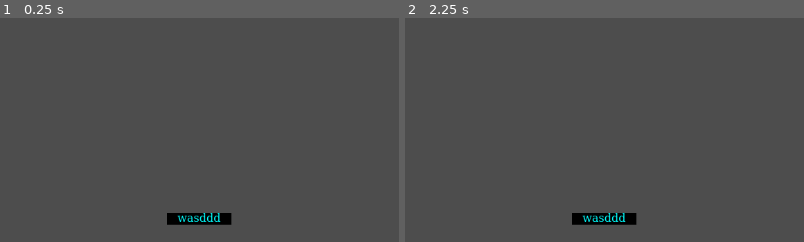
Above: before the commit, frames 1-2 (left to right).
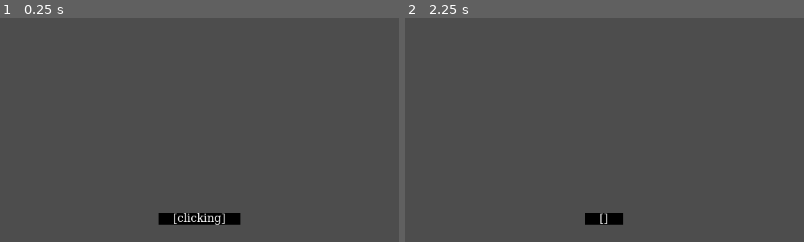
Above: after the commit, the same moments.

Repository: betalars/godot-closed-captions
Game: Godot game, scene res://testing.tscn
The game is run twice, just before and just after one commit, with the same random seed, the same clock (stepped at 60 frames per second) and the same inputs. The project has no main scene, so this scene is started directly. Sound files missing from this copy of the repository are replaced by a short silence.
Inputs:
- Up to frame 1 (0.25 s): no input
- Up to frame 2 (2.25 s): tap Enter at 0.5, 2 s; tap Space at 1.25 s
The pictures show only the part of the screen within x 25-75%, y 50-100%; the shares and areas given below are measured in that part.

The runs differ from the first frame. In frame 1, 0.6% of the frame differs, in the area x 39-61%, y 87-93%; in frame 2, 0.6%.
Error before the commit: Out of bounds get index '0' (on base: 'Array[CaptionDisplay]') (res://addons/closed_captions/caption_server.gd:14)
Error after the commit: Trying to assign value of type 'Nil' to a variable of type 'StringName'. (res://addons/closed_captions/theme.gd:16)

Commit message:
scene bump

Diff:
--- a/testing.tscn
+++ b/testing.tscn
@@ -4,9 +4,9 @@
 [ext_resource type="AudioStream" uid="uid://ch6dxwlabitpf" path="res://demo/Phasmophobia_No_Evidence.wav" id="1_f0dlp"]
 [ext_resource type="Script" path="res://addons/closed_captions/caption.gd" id="2_o8vlo"]
 [ext_resource type="Script" path="res://addons/closed_captions/multi_caption_audio_stream.gd" id="3_ojrc2"]
-[ext_resource type="Script" path="res://addons/closed_captions/fullscreen_caption_display.gd" id="5_y6mi8"]
-[ext_resource type="Script" path="res://addons/closed_captions/caption_label.gd" id="6_hjjn5"]
-[ext_resource type="Theme" uid="uid://dg5xg7e6qqlgq" path="res://addons/closed_captions/captions.theme" id="6_xqbub"]
+[ext_resource type="Script" path="res://addons/closed_captions/caption_display.gd" id="5_moo6n"]
+[ext_resource type="Theme" uid="uid://dg5xg7e6qqlgq" path="res://addons/closed_captions/captions.theme" id="6_eoqud"]
+[ext_resource type="Script" path="res://addons/closed_captions/caption_label.gd" id="6_ka0nt"]
 
 [sub_resource type="GDScript" id="GDScript_kvl3x"]
 script/source = "extends Node2D
@@ -189,12 +189,12 @@
 captions = Array[ExtResource("2_o8vlo")]([SubResource("Resource_wa64w"), SubResource("Resource_5fdjd"), SubResource("Re …(388 unchanged characters)…
 audio_stream = ExtResource("1_f0dlp")
 
-[sub_resource type="Resource" id="Resource_ilb7m"]
-script = ExtResource("2_o8vlo")
-text = "wasddd"
-position = 3
-speaker_name = "Henry"
-speaker_color = 3
+[sub_resource type="Resource" id="Resource_fl6qq"]
+script = ExtResource("2_o8vlo")
+text = ""
+position = 3
+speaker_name = ""
+speaker_color = 0
 speaker_format = 0
 extra_formatting = ""
 delay = 0.0
@@ -207,6 +207,9 @@
 stream = ExtResource("1_f0dlp")
 script = ExtResource("1_582kv")
 captioned_stream = SubResource("Resource_hniww")
+
+[node name="CaptionedAudioStreamPlayer" type="AudioStreamPlayer" parent="CaptionedAudioStreamPlayer"]
+script = ExtResource("1_582kv")
 
 [node name="CanvasLayer" type="CanvasLayer" parent="."]
 
@@ -219,7 +222,7 @@
 theme_override_constants/margin_left = 50
 theme_override_constants/margin_right = 50
 theme_override_constants/margin_bottom = 25
-script = ExtResource("5_y6mi8")
+script = ExtResource("5_moo6n")
 
 [node name="VBoxContainer" type="VBoxContainer" parent="."]
 offset_left = 50.0
@@ -227,15 +230,14 @@
 offset_bottom = 623.0
 alignment = 2
 
-[node name="RichTextLabel2" type="RichTextLabel" parent="VBoxContainer"]
+[node name="CaptionLabel" type="RichTextLabel" parent="VBoxContainer"]
 layout_mode = 2
 size_flags_horizontal = 4
-theme = ExtResource("6_xqbub")
+theme = ExtResource("6_eoqud")
 bbcode_enabled = true
-text = "[center]   [color=cyan]wasddd [/color]  [center]"
+text = "[center]   [color=white] [] [/color]   [/center]"
 fit_content = true
 autowrap_mode = 0
-script = ExtResource("6_hjjn5")
-caption = SubResource("Resource_ilb7m")
-is_compact = true
+script = ExtResource("6_ka0nt")
+caption = SubResource("Resource_fl6qq")
 include_name = false
